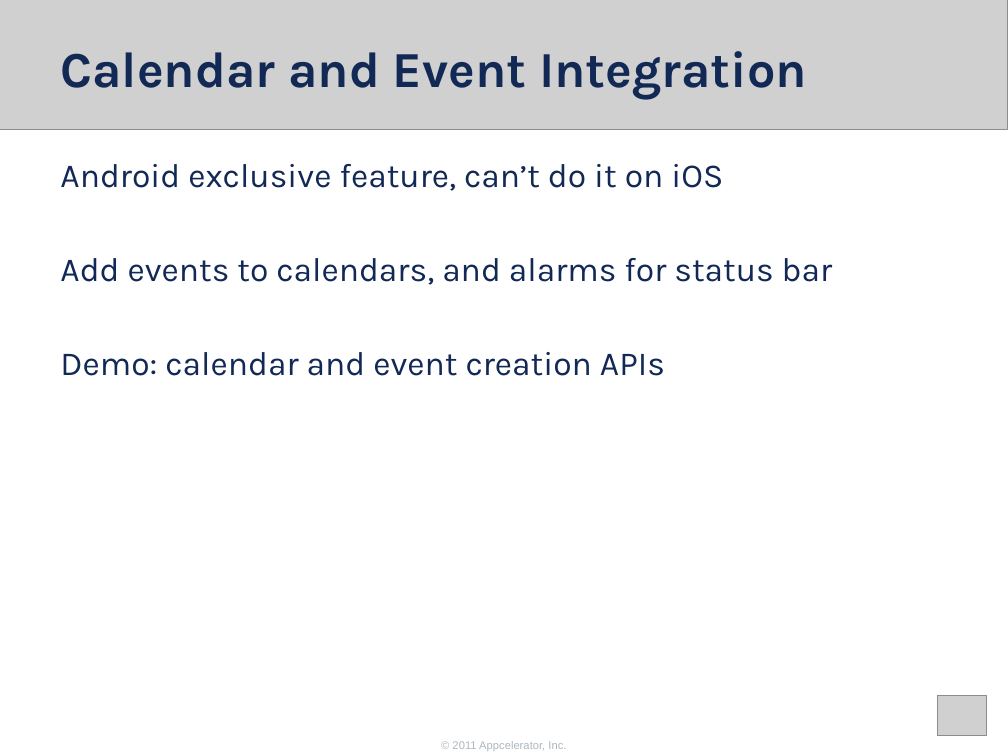
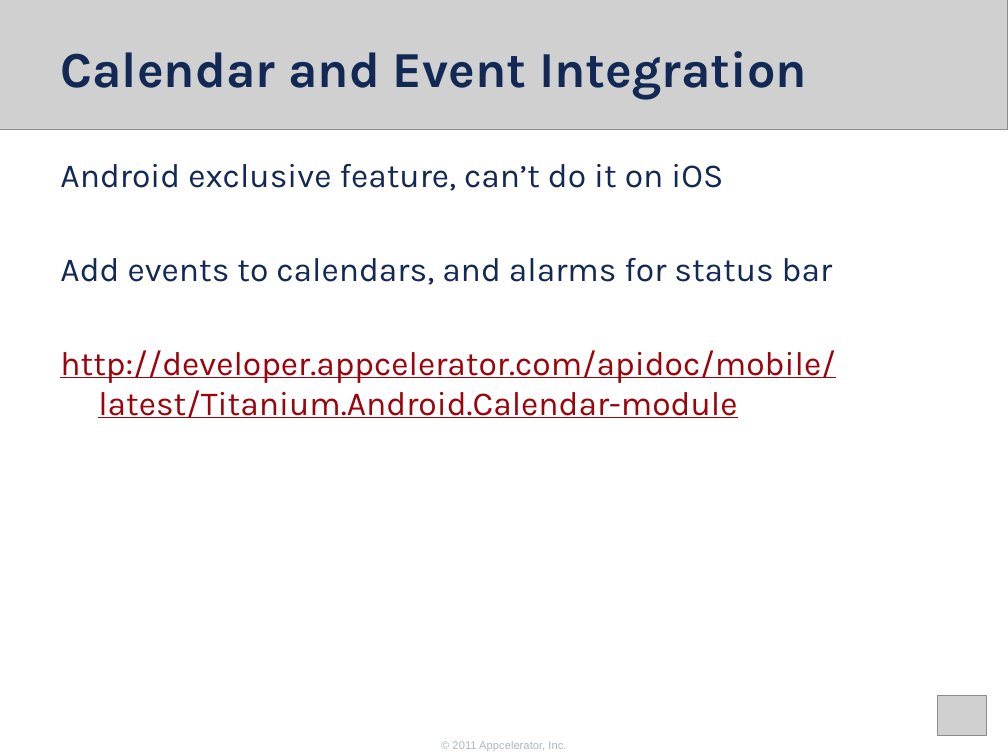
Before and after one commit to appcelerator-forks/appcelerator-training.tcmd_certification, a slide deck: slide 24 of 350.pptx. Drawn at 1008x756 pixels with LibreOffice and Linux fonts; fonts in the diff are those of the drawing; grey boxes stand for pictures; background and template pictures are left out. Boxes give left, top, right and bottom in pixels: in the first picture for what was removed or moved away, otherwise in the second. Text is boxed around its words. In the diff, an @@ line names an element or a change of style, - is before the commit and + after.

Commit message:
slide updates

```diff
--- a/350.pptx
+++ b/350.pptx
@@ text at box(60, 350, 835, 418): text changed; text colour #122956 to #9C030B @@
-Demo: calendar and event creation APIs
+http://developer.appcelerator.com/apidoc/mobile/latest/Titanium.Android.Calendar-module
```
Also in this commit, not shown: 1 other slide changed.
